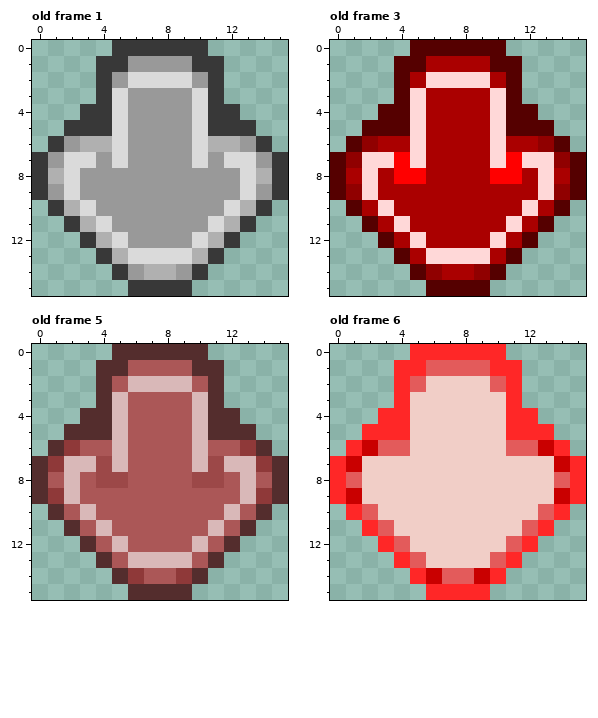
Pixel-art file -- art/arrownew.aseprite. The first picture shows the starting point.
16x16 pixels, 23 frames. Colours within 5 levels of each other are drawn and written as one. Shown: old frame 1, old frame 3, old frame 5, old frame 6. The commit also changed other frames, which this record leaves out.
Once edited:
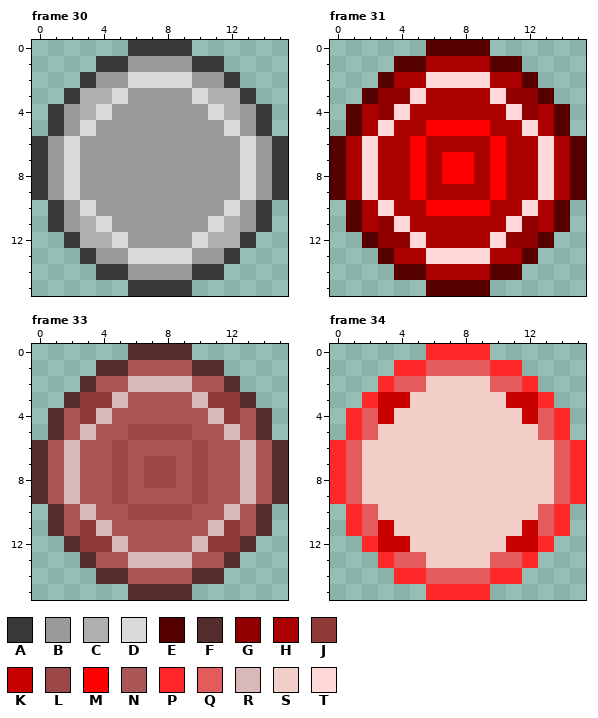
Palette (. is transparent): A #383838  B #999999  C #b0b0b0  D #dadada  E #550000  F #542d2d  G #900000  H #aa0000  J #8f3939  K #c90000  L #9c4848  M #ff0000  N #ab5757  P #ff2727  Q #e35b5b  R #d9b8b8  S #f1cec7  T #ffd8d8
A new or re-ordered frame is compared with the old frame closest to it.
Change:
frames 23 -> 35
Changed rows in their new state; - is an unchanged pixel.
Frame 30 is new; against old frame 1:
first column x 0:
 0 -----.----.-----
 2 ---AB------BA---
 3 --ACC------CCA--
 4 -ABCDB----BDCBA-
 5 -ABDBB----BBDBA-
 6 ABDBBB----BBBDBA
 7 ---B-B----B-B---
 8 -B------------B-
10 --B----------B--
11 -AB----------BA-
12 --AC--------CA--
13 ---ABB----BBA---
14 ----A--BB--A----
Frame 31 is new; against old frame 3:
first column x 0:
 0 -----.----.-----
 2 ---EH------HE---
 3 --EGG------GGE--
 4 -EHGTH----HTGHE-
 5 -EHTHHMMMMHHTHE-
 6 EHT--M----M--THE
 7 -H-HHM-MM-MHH-H-
 8 ----H--MM--H----
 9 -H---M----M---H-
10 ------MMMM------
11 -EHG--------GHE-
12 --EGG------GGE--
13 ---EH------HE---
14 ----E-H--H-E----
Frame 33 is new; against old frame 5:
first column x 0:
 0 -----.----.-----
 2 ---FN------NF---
 3 --FJJ------JJF--
 4 -FNJRN----NRJNF-
 5 -FNRNNLLLLNNRNF-
 6 FNR--L----L--RNF
 7 -N-NNL-LL-LNN-N-
 8 ----N--LL--N----
 9 -N---L----L---N-
10 ------LLLL------
11 -FNJ--------JNF-
12 --FJJ------JJF--
13 ---FN------NF---
14 ----F-N--N-F----
Frame 34 is new; against old frame 6:
first column x 0:
 0 -----.----.-----
 2 ---PQ------QP---
 3 --PKK------KKP--
 4 -PQKS------SKQP-
 5 -PQSS------SSQP-
 6 PQSSS------SSSQP
 7 -Q------------Q-
 9 -Q------------Q-
11 -PQK--------KQP-
12 --PKK------KKP--
13 ---PQ------QP---
14 ----P-Q--Q-P----
